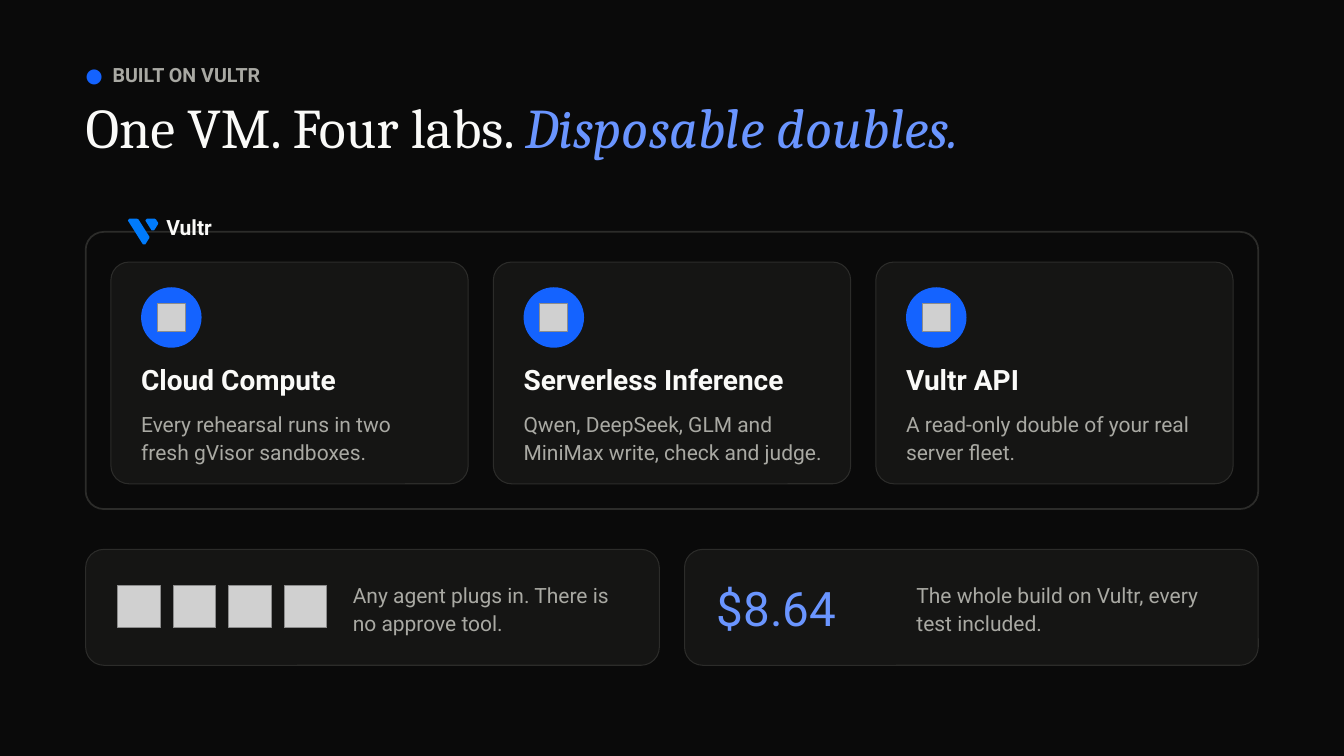
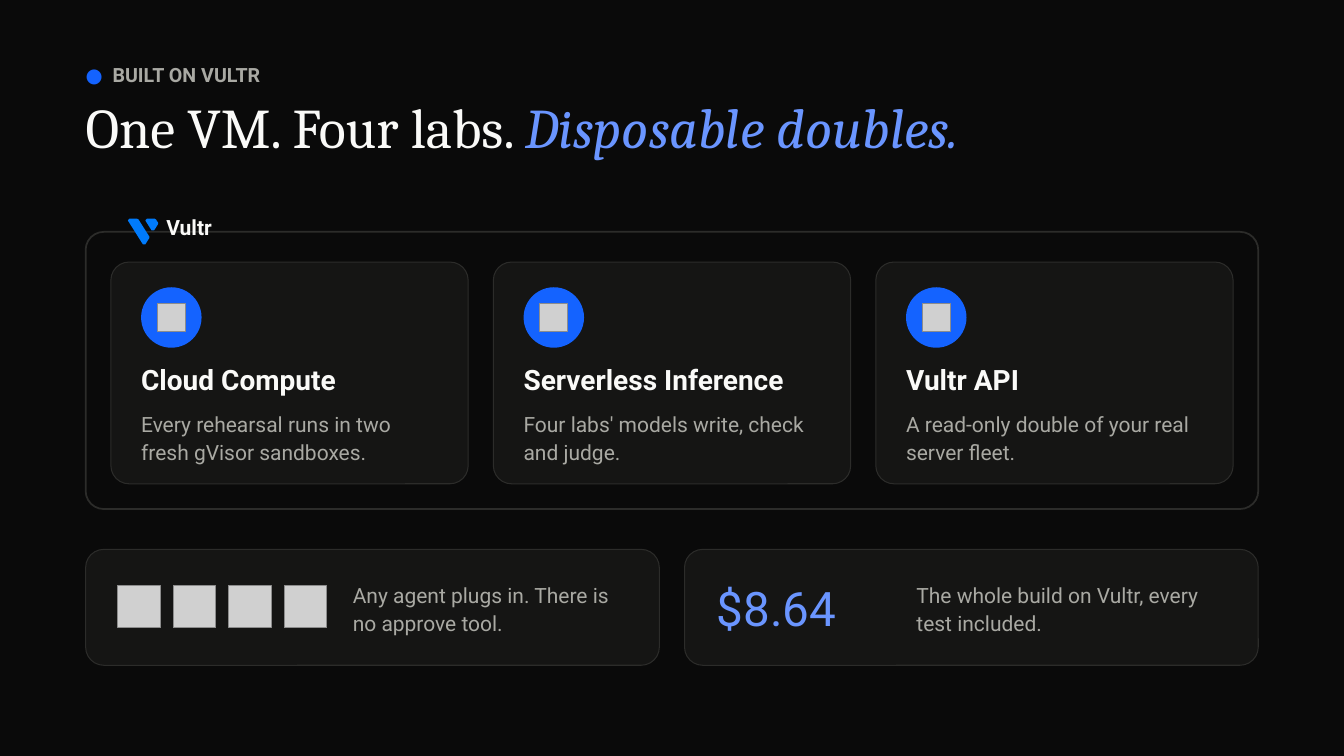
Before and after one commit to vidigoat/stunt-double, a slide deck: slide 8 of presentation/StuntDouble.pptx. Drawn at 1344x756 pixels with LibreOffice and Linux fonts; fonts in the diff are those of the drawing; grey boxes stand for pictures. Boxes give left, top, right and bottom in pixels: in the first picture for what was removed or moved away, otherwise in the second. Text is boxed around its words. In the diff, an @@ line names an element or a change of style, - is before the commit and + after.

```diff
--- a/presentation/StuntDouble.pptx
+++ b/presentation/StuntDouble.pptx
@@ text at (x1=524, y1=416, x2=803, y2=465): text changed @@
-Qwen, DeepSeek, GLM and MiniMax write, check and judge.
+Four labs' models write, check and judge.
```
Also in this commit, not shown: 2 other files.
